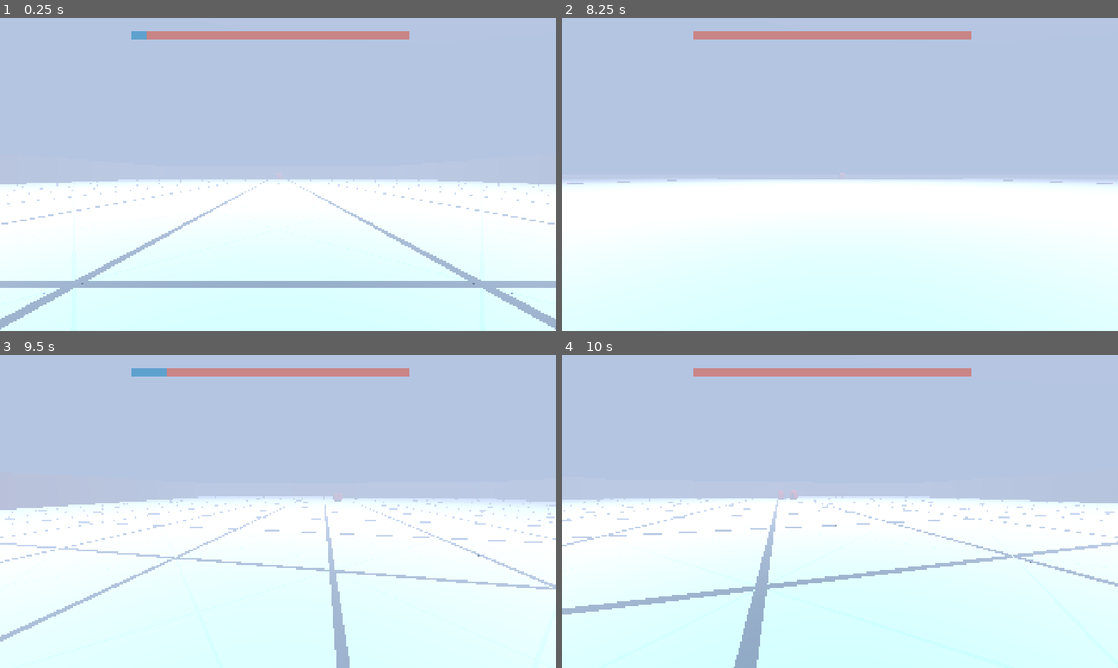
Above: before the commit, frames 1-4 (two rows, left to right).
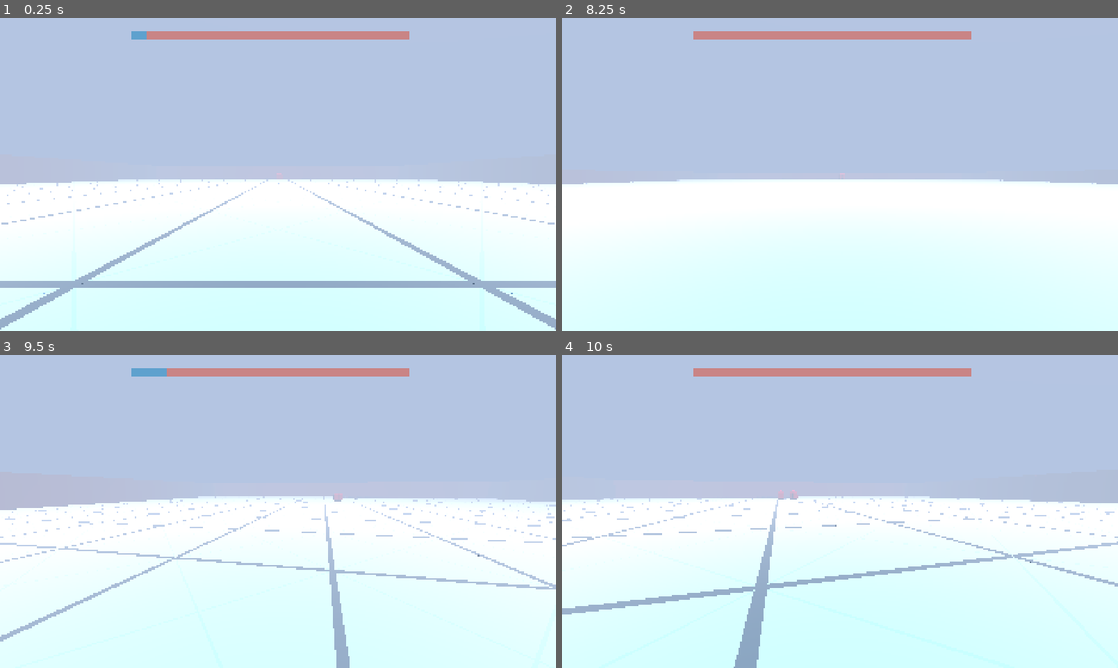
Above: after the commit, the same moments.

Repository: robotmaster/3d_game
Game: Godot game, scene res://scenes/main.tscn
The game is run twice, just before and just after one commit, with the same random seed, the same clock (stepped at 60 frames per second) and the same inputs.
Inputs (mouse positions are in pixels of both pictures, inside the frame that each line leads up to):
- Up to frame 1 (0.25 s): no input
- Up to frame 2 (8.25 s): tap Enter (ui_accept) at 0.5, 0.77, 1.52, 3.02, 3.77, 4.52, 6.02, 6.77, 7.52 s; move the mouse to (867, 174) at 0.52 s; hold Shift (sprint) 0.53-1.28 s; hold W (forward) 0.53-5.78 s; click (867, 174) at 0.67 s; move the mouse to (812, 174) at 1.27 s; tap Shift (sprint) every 1.5 s from 1.35 to 7.35 s; move the mouse to (851, 168) at 2.02 s; hold Shift (sprint) 2.03-2.78 s; move the mouse to (834, 180) at 2.77 s; click (834, 180) at 2.92 s; move the mouse to (878, 177) at 3.52 s; hold Shift (sprint) 3.53-4.28 s; move the mouse to (795, 171) at 4.27 s; move the mouse to (845, 174) at 5.02 s; hold Shift (sprint) 5.03-5.78 s; click (845, 174) at 5.17 s; move the mouse to (817, 168) at 5.77 s; hold D (right) 5.78-6.53 s; move the mouse to (867, 174) at 6.52 s; hold Shift (sprint) 6.53-7.28 s; hold W (forward) from 6.53 s (still down); move the mouse to (812, 174) at 7.27 s; click (812, 174) at 7.42 s; move the mouse to (851, 168) at 8.02 s; hold Shift (sprint) from 8.03 s (still down)
- Up to frame 3 (9.5 s): move the mouse to (272, 517) at 8.77 s; release W (forward) at 8.78 s; release Shift (sprint) at 8.78 s; hold A (left) from 8.78 s (still down); tap Shift (sprint) at 8.85 s; tap Enter (ui_accept) at 9.02 s
- Up to frame 4 (10 s): move the mouse to (878, 514) at 9.52 s; release A (left) at 9.53 s; hold W (forward) from 9.53 s (still down); hold Shift (sprint) from 9.53 s (still down); click (878, 514) at 9.67 s; tap Enter (ui_accept) at 9.77 s

The runs differ from the first frame. In frame 2, 0.3% of the frame differs, in the area x 0-100%, y 51-54%; in frame 3, less than 0.1%; in frame 4, less than 0.1%.

Commit message:
changed wall animation again

Diff:
--- a/3d-scary/scenes/main.tscn
+++ b/3d-scary/scenes/main.tscn
@@ -24,7 +24,7 @@
 fog_light_color = Color(0.2845838, 0.30822498, 0.35214925, 1)
 fog_light_energy = 7.7
 fog_sun_scatter = 0.9
-fog_density = 0.05
+fog_density = 0.04
 fog_sky_affect = 0.9
 volumetric_fog_density = 0.01
 volumetric_fog_emission = Color(0.4915833, 0.49158323, 0.49158323, 1)
--- a/3d-scary/scripts/placeable_wall.gd
+++ b/3d-scary/scripts/placeable_wall.gd
@@ -10,5 +10,5 @@
 	$WallCollision.shape.size = $WallMesh.mesh.size
 
 	$WallMesh.global_position.y = -$WallMesh.mesh.size.y / 2
-	var new_tween = get_tree().create_tween().set_trans(Tween.TRANS_EXPO)
+	var new_tween = get_tree().create_tween().set_trans(Tween.TRANS_QUAD).set_ease(Tween.EASE_OUT)
 	new_tween.tween_property($WallMesh, "global_position:y", 0, WALL_RISE_TIME)
